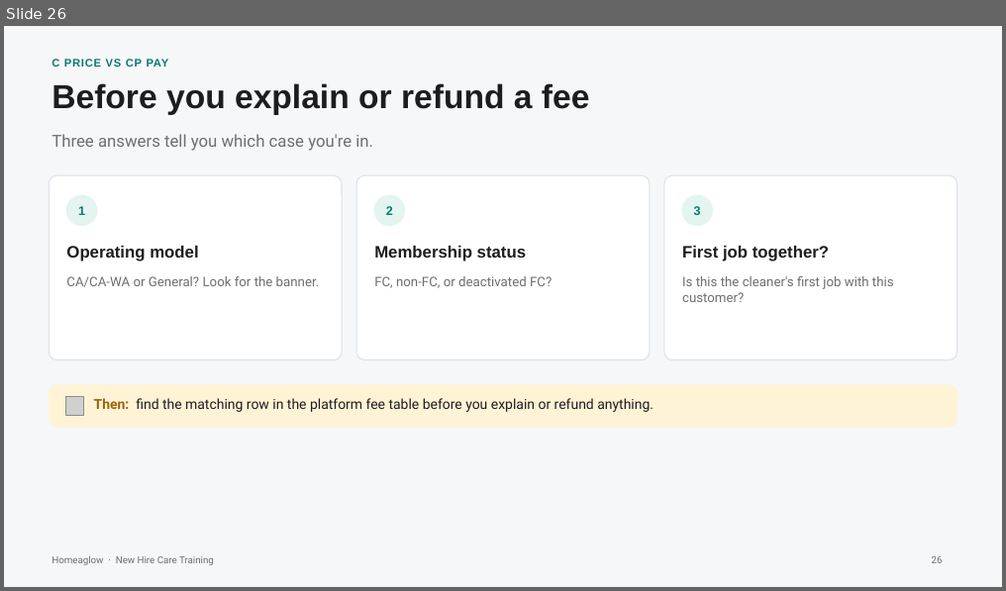
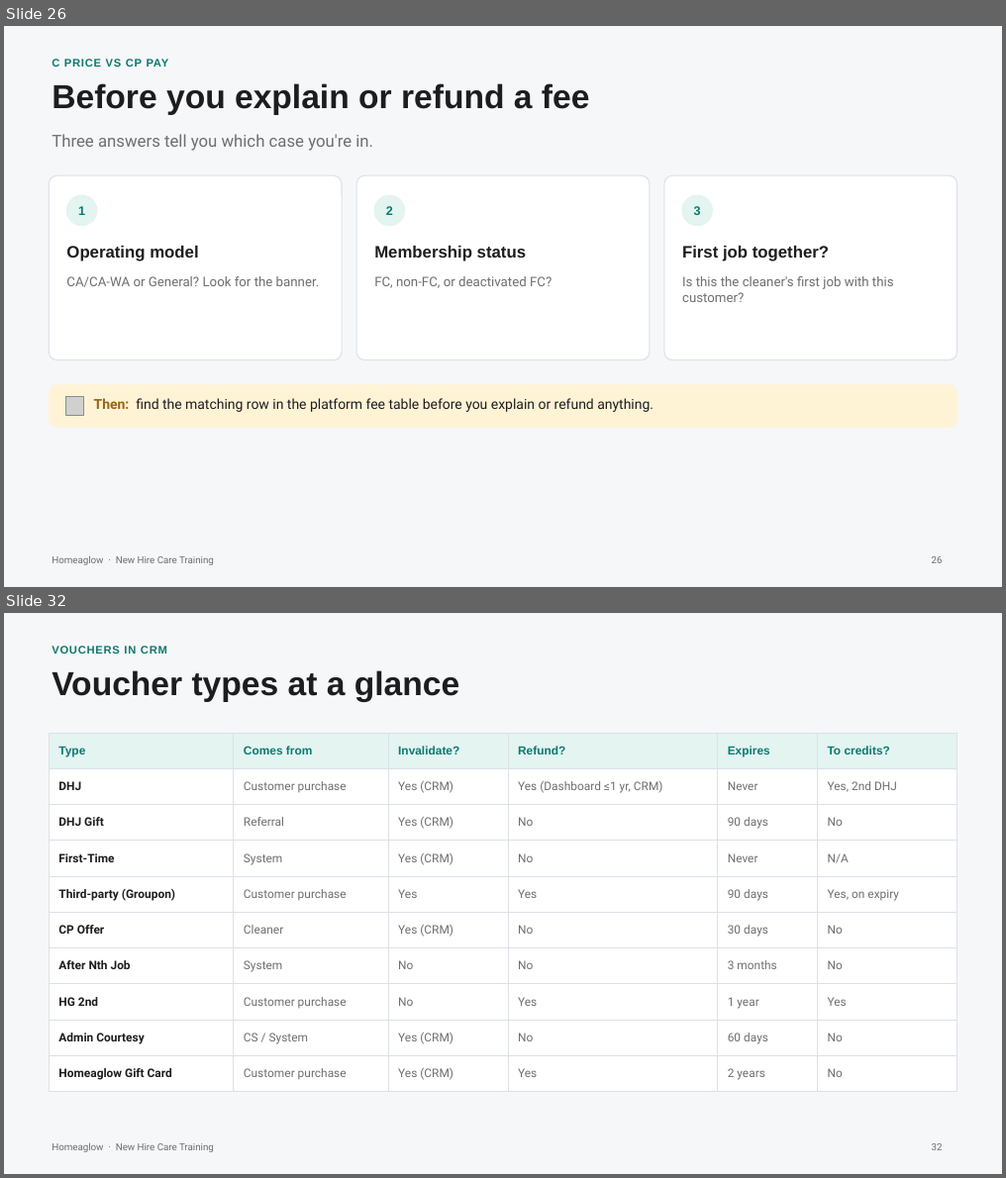
Before and after one commit to anjulimichelle/training, a slide deck: platform-mechanics/platform-operating-mechanics.pptx. Shown one above the other, each under a label of ours: slide 26 before the commit, slides 26 and 32 after it; the slides between them are not shown. The pictures are 1006x591 and 1006x1178 pixels, drawn with LibreOffice and Linux fonts; fonts in the diff are those of the drawing; grey boxes stand for pictures. Boxes give left, top, right and bottom in pixels: in the first picture for what was removed or moved away, otherwise in the second. Text is boxed around its words. In the diff, an @@ line names an element or a change of style, - is before the commit and + after.

```diff
--- a/platform-mechanics/platform-operating-mechanics.pptx
+++ b/platform-mechanics/platform-operating-mechanics.pptx
@@ slide 32 added at <box>4,613,1002,1174</box>, background #F6F7F9; not listed: 1 template element that a slide beside it also shows @@
@@ text added at <box>52,646,167,654</box>, 8 pt, text #0B7A6F, bold @@
+VOUCHERS IN CRM
@@ text added at <box>52,670,459,702</box>, 24 pt, text #1D1D1F, bold @@
+Voucher types at a glance
@@ table added at <box>49,733,957,1084</box>, 10 rows, 6 columns @@
+Type | Comes from | Invalidate? | Refund? | Expires | To credits?
+DHJ | Customer purchase | Yes (CRM) | Yes (Dashboard ≤1 yr, CRM) | Never | Yes, 2nd DHJ
+DHJ Gift | Referral | Yes (CRM) | No | 90 days | No
+First-Time | System | Yes (CRM) | No | Never | N/A
+Third-party (Groupon) | Customer purchase | Yes | Yes | 90 days | Yes, on expiry
+CP Offer | Cleaner | Yes (CRM) | No | 30 days | No
+After Nth Job | System | No | No | 3 months | No
+HG 2nd | Customer purchase | No | Yes | 1 year | Yes
+Admin Courtesy | CS / System | Yes (CRM) | No | 60 days | No
+Homeaglow Gift Card | Customer purchase | Yes (CRM) | Yes | 2 years | No
@@ page number added at <box>932,1144,943,1151</box>, 7 pt, text #6E6E73 @@
+32
```
Also in this commit, not shown: 1 slide changed, 17 other slides added, 7 other files.
